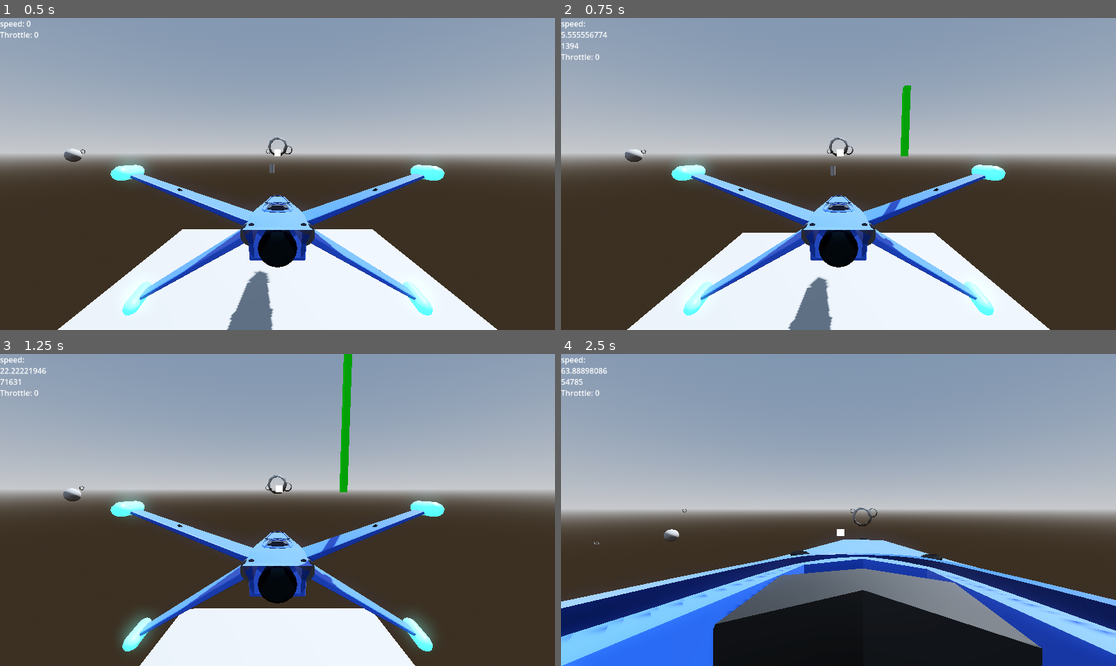
Above: before the commit, frames 1-4 (two rows, left to right).
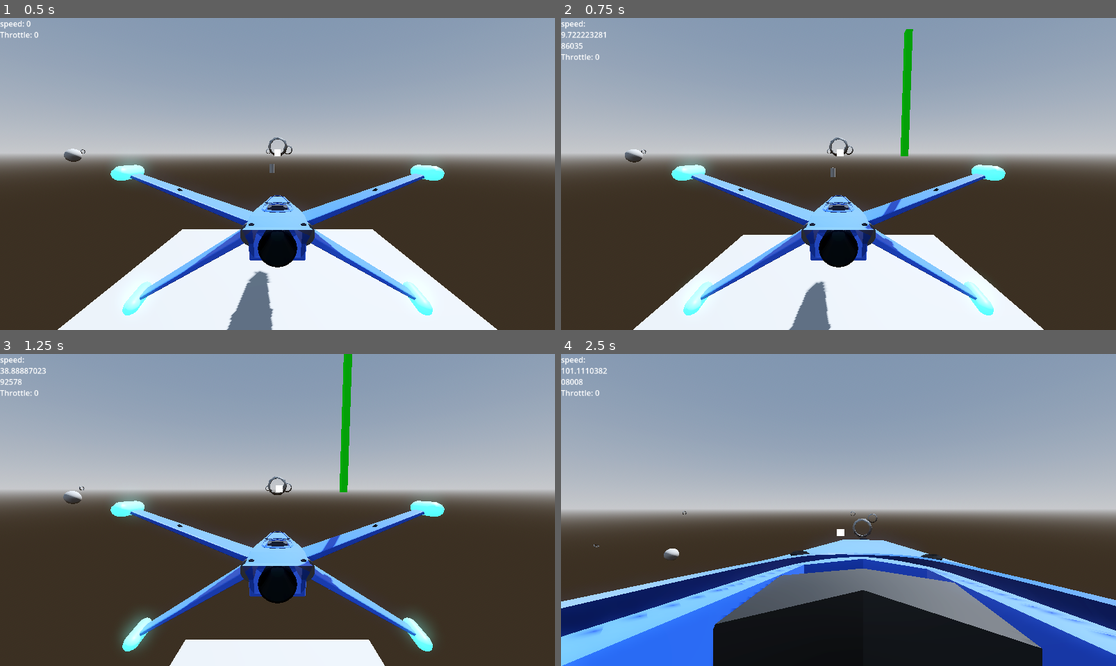
Above: after the commit, the same moments.

Repository: ZoeTheFox/oddity
Game: Godot game, scene res://Scenes/Main Scene/Main.tscn
Two runs of this game, one before a commit and one after it. Both use one fixed random seed, a clock stepped at 60 frames per second and the inputs below.
Inputs (mouse positions are in pixels of both pictures, inside the frame that each line leads up to):
- Up to frame 1 (0.5 s): no input
- Up to frame 2 (0.75 s): tap Enter at 0.5 s; move the mouse to (866, 174) at 0.52 s; hold Space (move-up) from 0.53 s (still down); hold Alt (camera-look-around) from 0.53 s (still down)
- Up to frame 3 (1.25 s): keep holding Space (move-up); keep holding Alt (camera-look-around)
- Up to frame 4 (2.5 s): keep holding Space (move-up); move the mouse to (810, 510) at 1.27 s; release Alt (camera-look-around) at 1.28 s; tap K (camera-switch-view) at 1.35 s; move the mouse to (849, 503) at 2.02 s; hold Alt (camera-look-around) from 2.03 s (still down)

Frame 1 is identical in both runs. In frame 2, 1.2% of the frame differs, in the area x 0-89%, y 3-100%; in frame 3, 4.9%, in the area x 0-78%, y 4-100%; in frame 4, 0.7%.

Commit message:
adjusted ship thrust values

Diff:
--- a/Oddity/Scenes/Spaceship/fighter_gen_7.tscn
+++ b/Oddity/Scenes/Spaceship/fighter_gen_7.tscn
@@ -33,10 +33,10 @@
 script = ExtResource("1_q1vmv")
 max_thrust_main = 8000.0
 max_thrust_retro = 5000.0
-max_thrust_up = 2000.0
-max_thrust_down = 2000.0
-max_thrust_left = 2000.0
-max_thrust_right = 2000.0
+max_thrust_up = 3500.0
+max_thrust_down = 3500.0
+max_thrust_left = 4000.0
+max_thrust_right = 4000.0
 max_roll_force = 300.0
 max_pitch_force = 300.0
 max_yaw_force = 300.0
